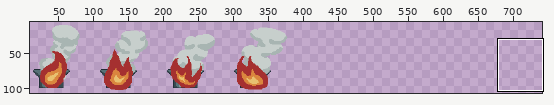
Sprite sheet, stored at Assets/Textures/Booster_Burning.png. The picture above shows the old version from afar; the outline marks the close-up.
Close-up. Before:
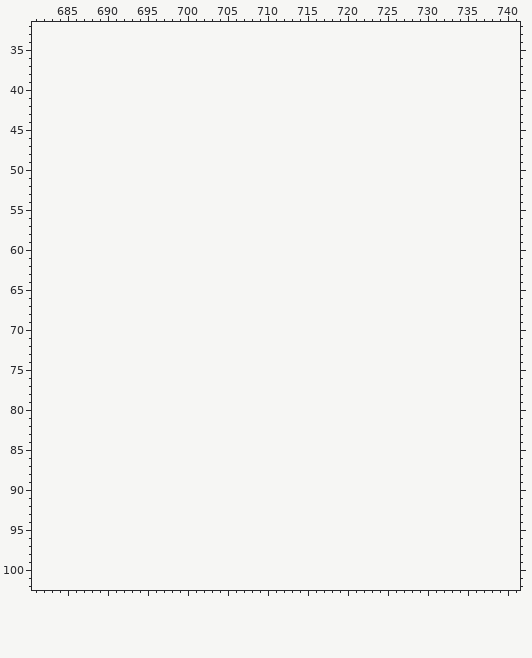
The file is 384x112 pixels. Shown: x 681..741, y 32..102. The old version is drawn lined up with the new one, on the new canvas. The wide view leaves out empty margins. The commit also changed other parts of the picture, which this record leaves out.
The same view after the edit:
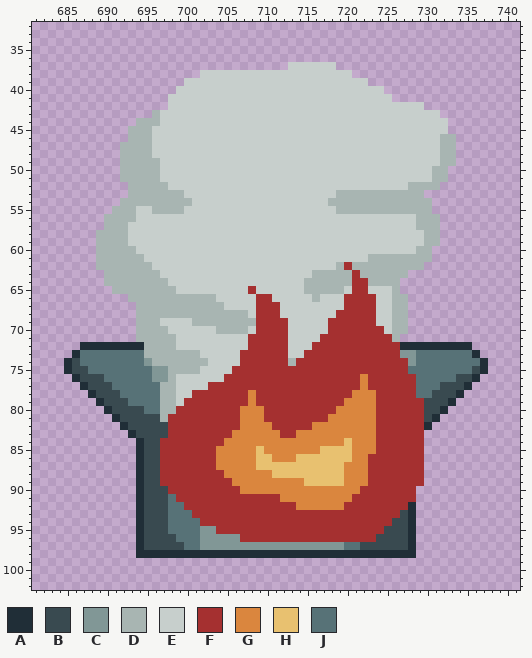
Palette (. is transparent): A #202e37  B #394a50  C #819796  D #a8b5b2  E #c7cfcc  F #a53030  G #da863e  H #e8c170  J #577277
From old to new:
canvas 384x112 -> 768x112
Changed rows in their new state; - is an unchanged pixel.
first column x 685:
 37 ----------------------------EEEEEE-------------------
 38 -----------------EEEEEEEEEEEEEEEEEEE-----------------
 39 ---------------EEEEEEEEEEEEEEEEEEEEEEE---------------
 40 --------------EEEEEEEEEEEEEEEEEEEEEEEEEE-------------
 41 -------------EEEEEEEEEEEEEEEEEEEEEEEEEEEE------------
 42 -------------EEEEEEEEEEEEEEEEEEEEEEEEEEEEEEEE--------
 43 -----------DEEEEEEEEEEEEEEEEEEEEEEEEEEEEEEEEEEE------
 44 ---------DDDEEEEEEEEEEEEEEEEEEEEEEEEEEEEEEEEEEEE-----
 45 --------DDDEEEEEEEEEEEEEEEEEEEEEEEEEEEEEEEEEEEEE-----
 46 --------DDDEEEEEEEEEEEEEEEEEEEEEEEEEEEEEEEEEEEEDD----
 47 -------DDDDEEEEEEEEEEEEEEEEEEEEEEEEEEEEEEEEEEEEDD----
 48 -------DDDDEEEEEEEEEEEEEEEEEEEEEEEEEEEEEEEEEEEEDD----
 49 -------DDDDDEEEEEEEEEEEEEEEEEEEEEEEEEEEEEEEEEEEDD----
 50 -------DDDDDEEEEEEEEEEEEEEEEEEEEEEEEEEEEEEEEEEDD-----
 51 -------DDDDDEEEEEEEEEEEEEEEEEEEEEEEEEEEEEEEEEEDD-----
 52 --------DDDDDEEEEEEEEEEEEEEEEEEEEEEEEEEEEEEDDDD------
 53 --------DDDDDDDEEEEEEEEEEEEEEEEEEEDDDDDDDDDDD--------
 54 -------DDDDDDDDDEEEEEEEEEEEEEEEEEDDDDDDDDDDDDD-------
 55 ------DDDEEDDDDEEEEEEEEEEEEEEEEEEEDDDDDDDDDDDD-------
 56 -----DDDDEEEEEEEEEEEEEEEEEEEEEEEEEEEEEEEEEEEDDD------
 57 -----DDDEEEEEEEEEEEEEEEEEEEEEEEEEEEEEEEEEEEEDDD------
 58 ----DDDDEEEEEEEEEEEEEEEEEEEEEEEEEEEEEEEEEEEEEDD------
 59 ----DDDDEEEEEEEEEEEEEEEEEEEEEEEEEEEEEEEEEEEEEDD------
 60 ----DDDDDEEEEEEEEEEEEEEEEEEEEEEEEEEEEEEEEEEEDD-------
 61 ----DDDDDDEEEEEEEEEEEEEEEEEEEEEEEEEEEEDDDDDDDD-------
 62 ----DDDDDDDEEEEEEEEEEEEEEEEEEEEEEEDFDDDDDDDDD--------
 63 -----DDDDDDDEEEEEEEEEEEEEEEEEEEDDDDDFDDDDDD----------
 64 -----DDDDDDDDEEEEEEEEEEEEEEEEEDDDDDDFFDDDD-----------
 65 ------DDDDDDDDEEEEEEEEEFEEEEEEDDDDDEFFEEED-----------
 66 --------DDDDDDDDDDDEEEEEFFEEEEEDEEEFFFFEEDD----------
 67 ---------DDDDDDDDDDDEEEEFFFEEEEEEEEFFFFEEDD----------
 68 ---------DDDDDDDDDDDDDDEFFFEEEEEEEFFFFFEEDD----------
 69 ---------DDDEEEEDDDDDDDDFFFFEEEEEFFFFFFEEDD----------
 70 ---------DDDDEEEEEEDDDDEFFFFEEEEEFFFFFFFEDD----------
 71 ---------DDDDDEEEEEEEEEFFFFFEEEEFFFFFFFFFD-----------
 72 --AAAAAAAADDDDEEEEEEEEEFFFFFEEEFFFFFFFFFFFAAAAAAAAA--
 73 -AJJJJJJJJDDDDDDDEEEEEFFFFFFEEFFFFFFFFFFFFCCJJJJJJJA-
 74 ABJJJJJJJJCDDDDDDDEEEEFFFFFFDFFFFFFFFFFFFFFCJJJJJJJJA
 75 ABBJJJJJJJJCCDDDDEEEEFFFFFFFFFFFFFFFFFFFFFFJJJJJJJJBA
 76 -ABBBJJJJJJCCDEEEEEEFFFFFFFFFFFFFFFFFGFFFFFFJJJJJBBA-
 77 --ABBBJJJJJJDDEEEEFFFFFFFFFFFFFFFFFFFGFFFFFFJJJBBBA--
 78 ---ABBBJJJJJDDEEFFFFFFFGFFFFFFFFFFFFGGGFFFFFJJBBBA---
 79 ----ABBBJJJJDDEFFFFFFFFGFFFFFFFFFFFGGGGFFFFFFBBBA----
 80 -----ABBBBJJDDFFFFFFFFGGGFFFFFFFFFGGGGGFFFFFFBBA-----
 81 ------ABBBBBDFFFFFFFFFGGGFFFFFFFFGGGGGGFFFFFFBA------
 82 -------ABBBBBFFFFFFFFFGGGGFFFFFGGGGGGGGFFFFFFA-------
 83 --------ABBBBFFFFFFFFGGGGGGFFGGGGGGGGGGFFFFFF--------
 84 ---------ABBFFFFFFFFGGGGGGGGGGGGGGGHGGGFFFFFF--------
 85 ---------ABBFFFFFFFGGGGGHGGGGGGGHHHHGGGFFFFFF--------
 86 ---------ABBFFFFFFFGGGGGHHGGGHHHHHHHGGFFFFFFF--------
 87 ---------ABBFFFFFFFGGGGGHHHHHHHHHHHGGGFFFFFFF--------
 88 ---------ABBFFFFFFFFGGGGGGHHHHHHHHHGGGFFFFFFF--------
 89 ---------ABBFFFFFFFFFGGGGGGGGGHHHHHGGGFFFFFFF--------
 90 ---------ABBBFFFFFFFFFGGGGGGGGGGGGGGGFFFFFFF---------
 91 ---------ABBBJFFFFFFFFFFFFFGGGGGGGGGFFFFFFFF---------
 92 ---------ABBBJJFFFFFFFFFFFFFFGGGGGGFFFFFFFFA---------
 93 ---------ABBBJJJFFFFFFFFFFFFFFFFFFFFFFFFFFBA---------
 94 ---------ABBBJJJJFFFFFFFFFFFFFFFFFFFFFFFFBBA---------
 95 ---------ABBBJJJJCCFFFFFFFFFFFFFFFFFFFFFBBBA---------
 96 ---------ABBBBJJJCCCCCFFFFFFFFFFFFFFFFFBBBBA---------
 97 ---------ABBBBBJJCCCCCCCCCCCCCCCCCCJJBBBBBBA---------
 98 ---------AAAAAAAAAAAAAAAAAAAAAAAAAAAAAAAAAAA---------
Where, in picture pixels (left, top, right, bottom), the same in both close-ups:
added: (64, 62, 488, 558)
